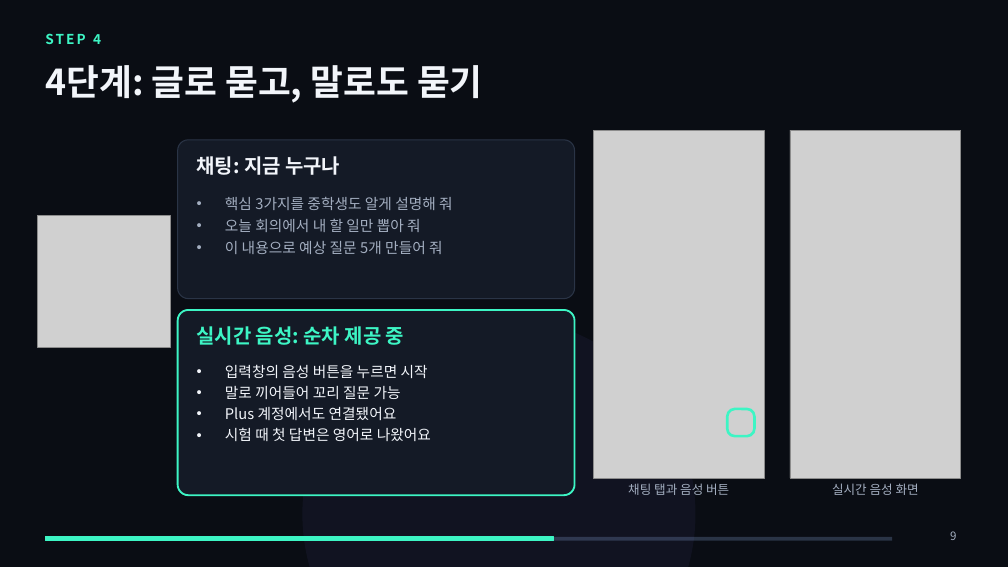
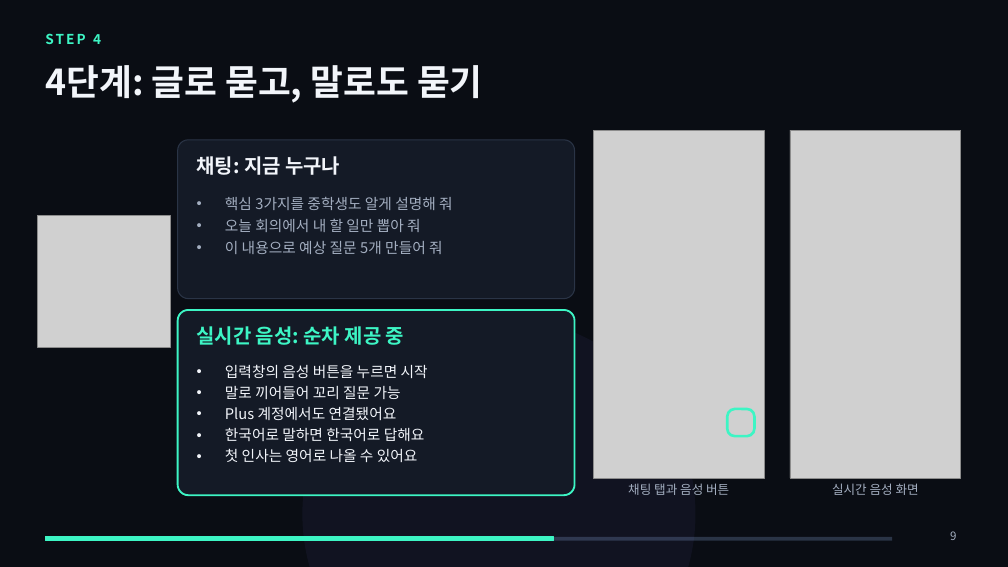
Before and after one commit to metaluca27/huhsame-script, a slide deck: slide 9 of docs/강의/제미나이노트북_모바일/제미나이노트북_모바일_강의.pptx. Drawn at 1008x567 pixels with LibreOffice and Linux fonts; fonts in the diff are those of the drawing; grey boxes stand for pictures. Boxes give left, top, right and bottom in pixels: in the first picture for what was removed or moved away, otherwise in the second. Text is boxed around its words. In the diff, an @@ line names an element or a change of style, - is before the commit and + after.

```diff
--- a/docs/강의/제미나이노트북_모바일/제미나이노트북_모바일_강의.pptx
+++ b/docs/강의/제미나이노트북_모바일/제미나이노트북_모바일_강의.pptx
@@ text at box(225, 428, 425, 462): text changed @@
-• 시험 때 첫 답변은 영어로 나왔어요
+• 한국어로 말하면 한국어로 답해요
+• 첫 인사는 영어로 나올 수 있어요
```
Also in this commit, not shown: 1 other file.
